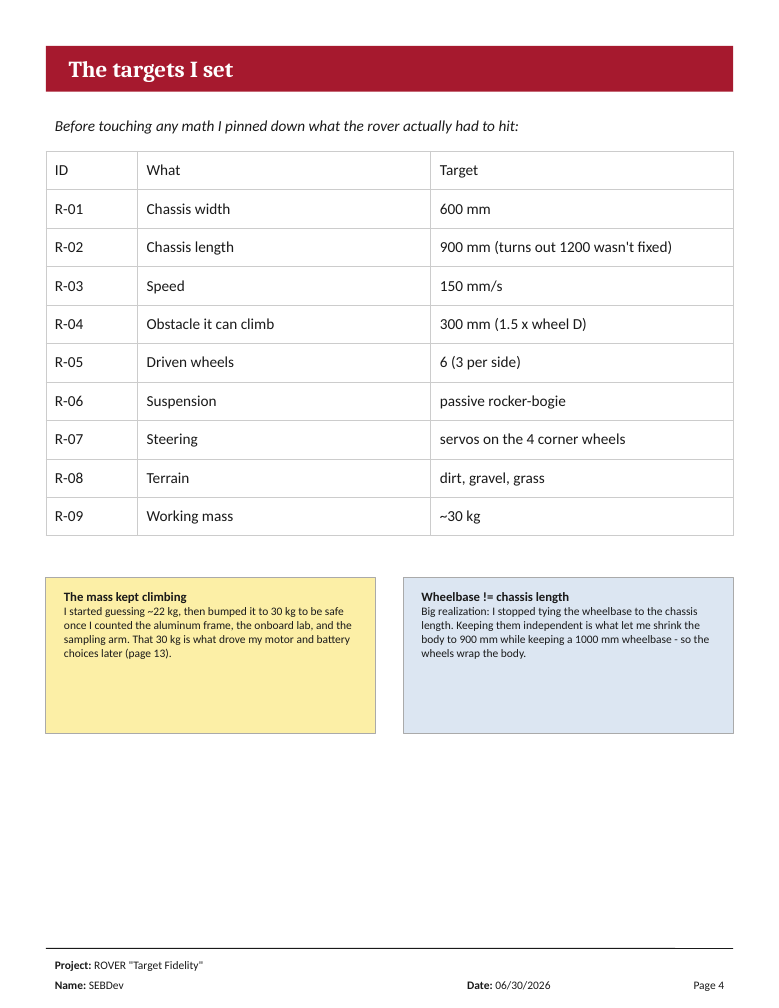
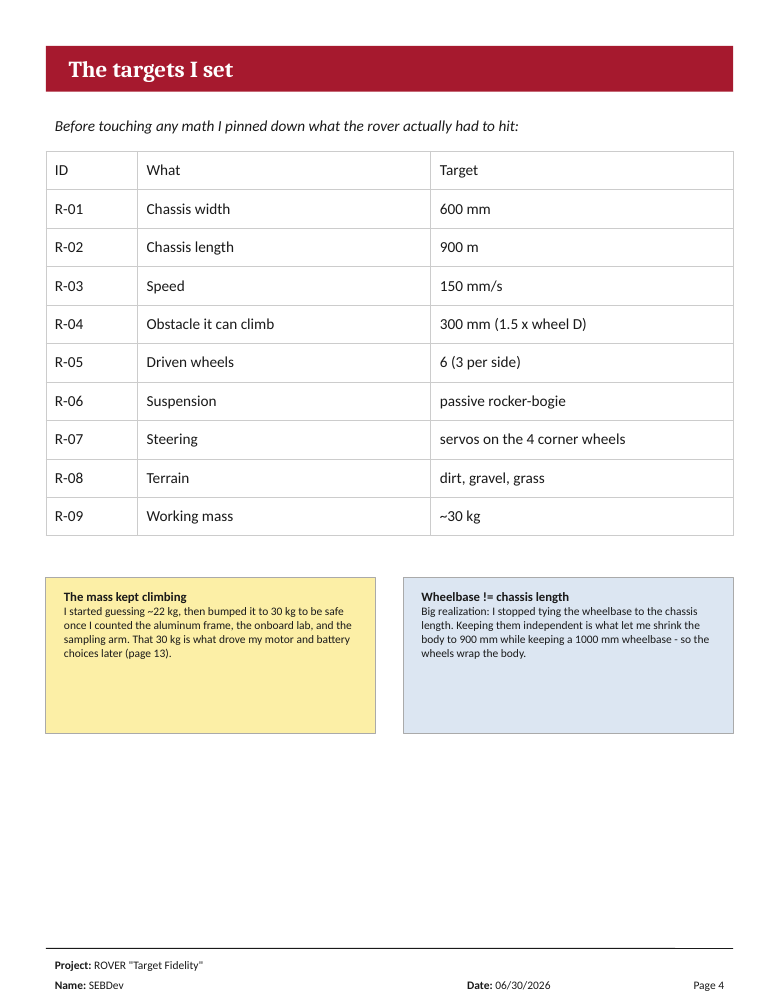
Before and after one commit to tansenseb-wq/ROVER-Target-Fidelity-, a slide deck: slide 4 of Journal/Librito_Rover x_x (CreacionSistemaMecanico) .pptx. Drawn at 779x1008 pixels with LibreOffice and Linux fonts; fonts in the diff are those of the drawing. Boxes give left, top, right and bottom in pixels: in the first picture for what was removed or moved away, otherwise in the second. Text is boxed around its words. In the diff, an @@ line names an element or a change of style, - is before the commit and + after.

```diff
--- a/Journal/Librito_Rover x_x (CreacionSistemaMecanico) .pptx
+++ b/Journal/Librito_Rover x_x (CreacionSistemaMecanico) .pptx
@@ table at <box>46,151,733,536</box> @@
-row 3, column 3: 900 mm (turns out 1200 wasn't fixed)
+row 3, column 3: 900 m
```
Also in this commit, not shown: 2 other slides changed, 4 other files.
